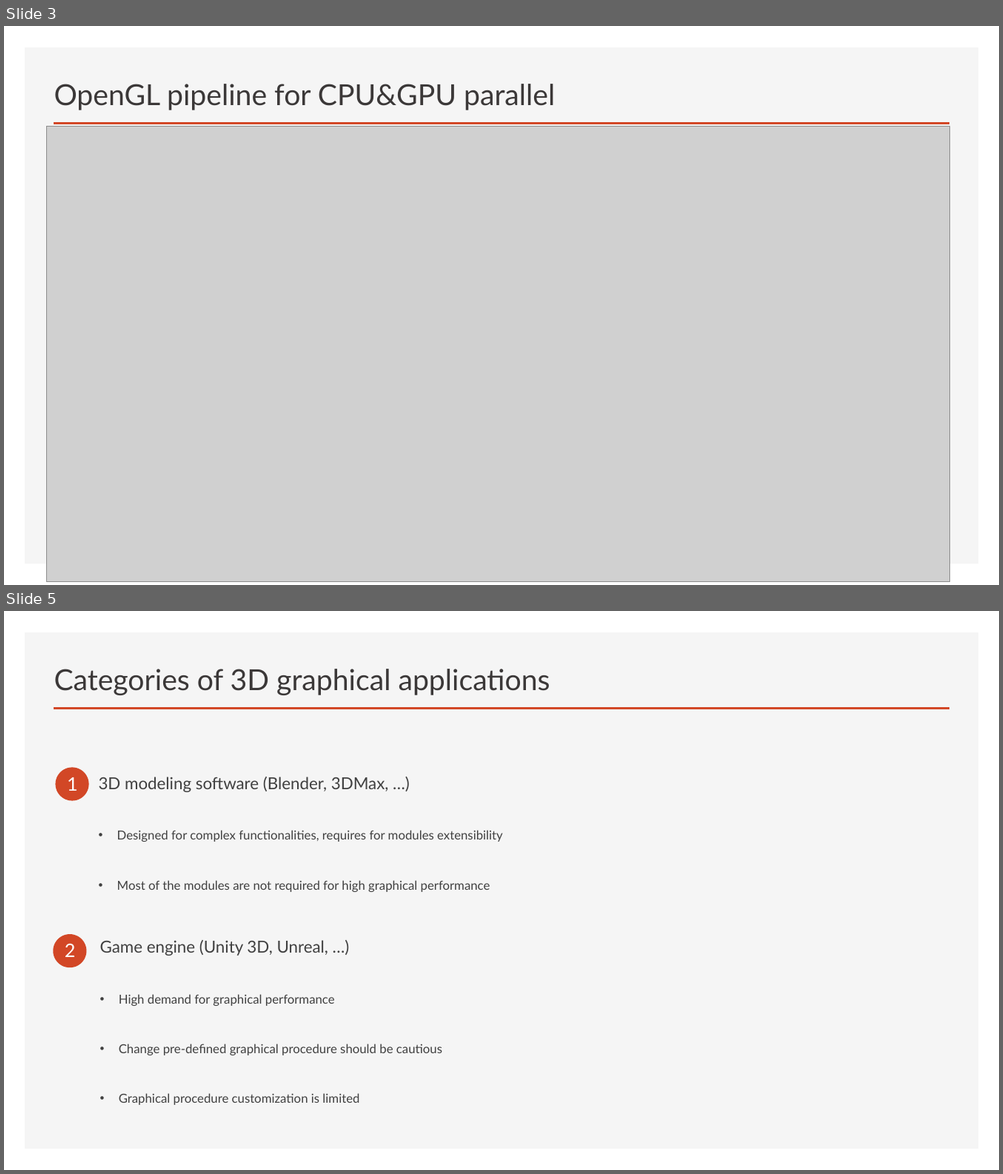
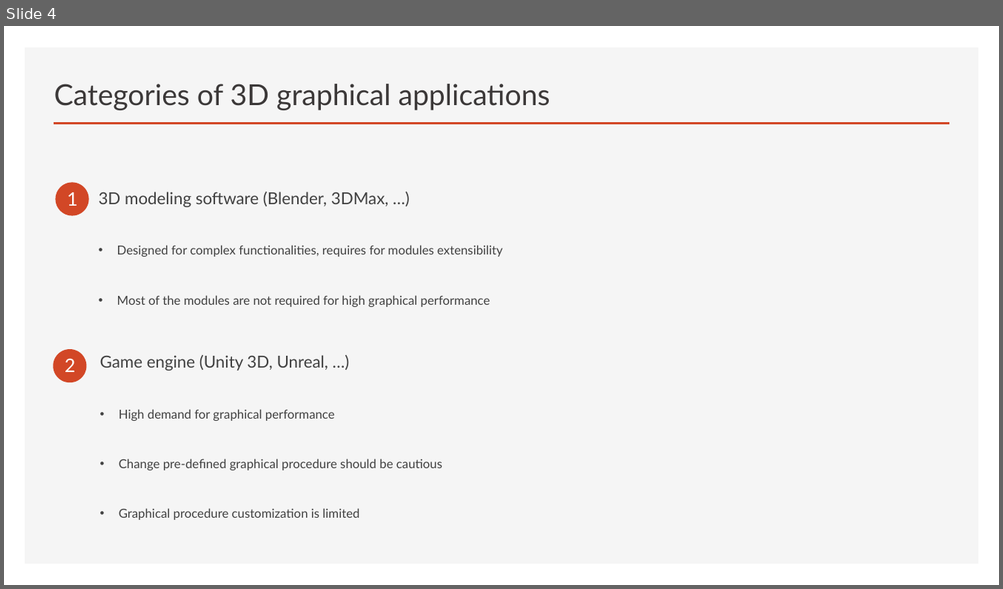
Before and after one commit to wwxhero/graphic_pipeline, a slide deck: Proposal.pptx. Shown one above the other, each under a label of ours: slides 3 and 5 before the commit, slide 4 after it; the slides between them are not shown. The pictures are 1003x1174 and 1003x589 pixels, drawn with LibreOffice and Linux fonts; fonts in the diff are those of the drawing; grey boxes stand for pictures. Boxes give left, top, right and bottom in pixels: in the first picture for what was removed or moved away, otherwise in the second. Text is boxed around its words. In the diff, an @@ line names an element or a change of style, - is before the commit and + after.

```diff
--- a/Proposal.pptx
+++ b/Proposal.pptx
@@ slide 3 removed at [4,26,999,585], background #FFFFFF; not listed: 2 template elements that a slide beside it also shows @@
@@ title removed at [54,84,555,110] @@
-OpenGL pipeline for CPU&GPU parallel
@@ picture removed at [46,127,949,582] @@
@@ what was slide 5 is now slide 4 @@
```
Also in this commit, not shown: 2 slides changed, 1 slide added.
